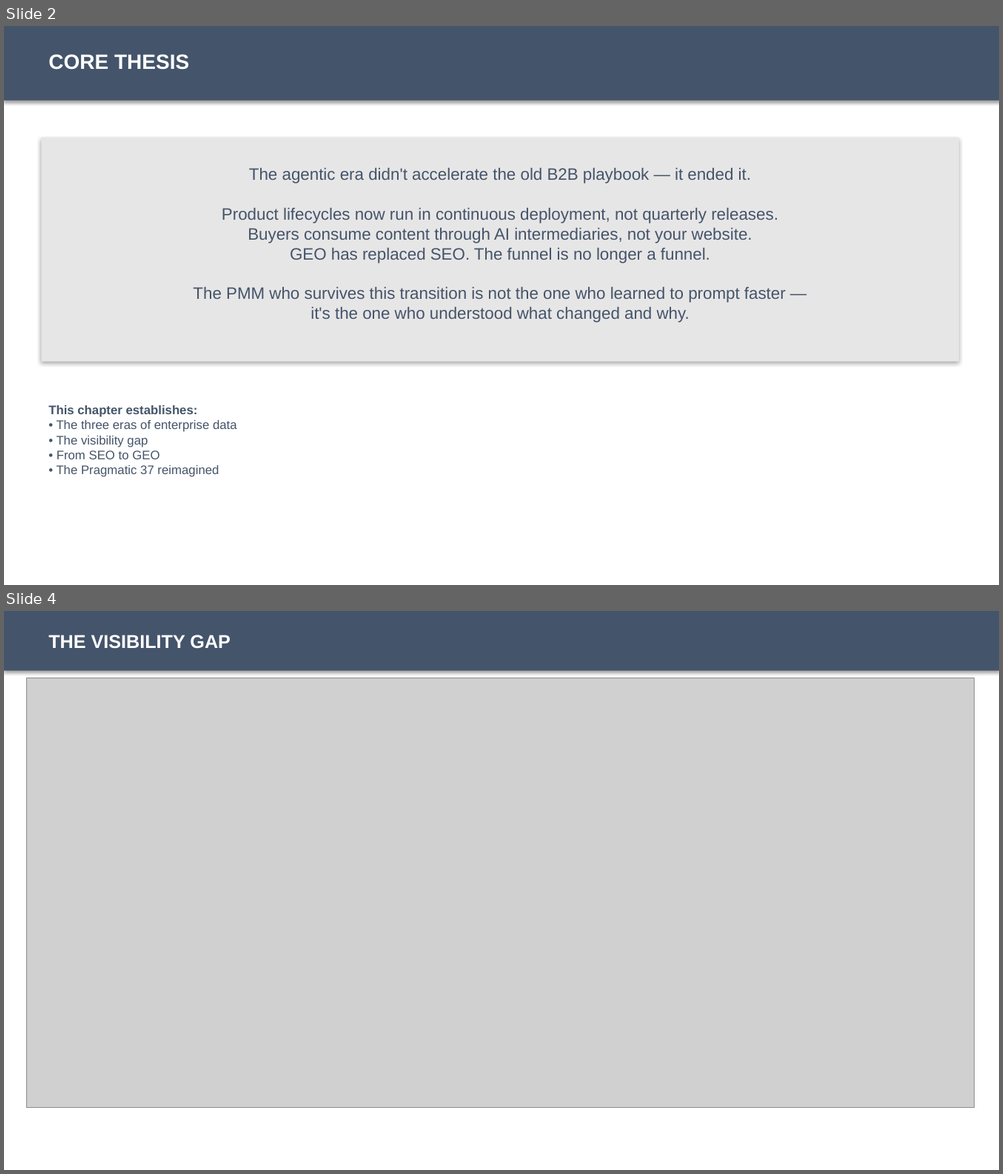
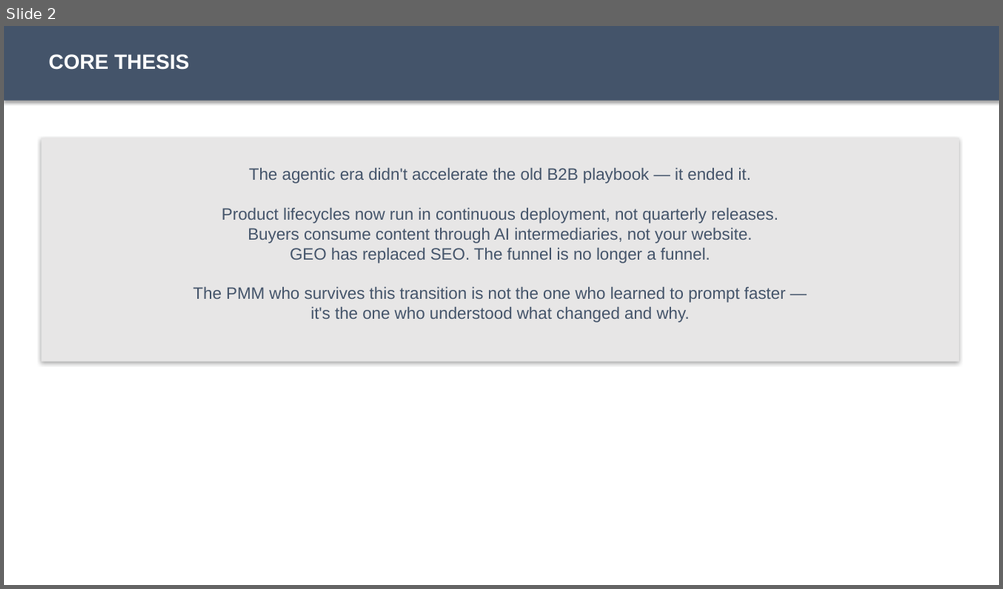
Before and after one commit to chrisohara99/futureofpmm, a slide deck: dist/curriculum/chapter-01/chapter-01-sap.pptx. Shown one above the other, each under a label of ours: slides 2 and 4 before the commit, slide 2 after it; the slides between them are not shown. The pictures are 1003x1174 and 1003x589 pixels, drawn with LibreOffice and Linux fonts; fonts in the diff are those of the drawing; grey boxes stand for pictures. Boxes give left, top, right and bottom in pixels: in the first picture for what was removed or moved away, otherwise in the second. Text is boxed around its words. In the diff, an @@ line names an element or a change of style, - is before the commit and + after.

Commit message:
Chapter 1: rebuild PPT with native graphics, fix leave-behind PDF margins

```diff
--- a/dist/curriculum/chapter-01/chapter-01-sap.pptx
+++ b/dist/curriculum/chapter-01/chapter-01-sap.pptx
@@ slide 4 removed at bbox=[4, 611, 999, 1170], background #FFFFFF @@
@@ rectangle removed at bbox=[4, 611, 999, 671] @@
@@ text removed at bbox=[48, 635, 230, 649] @@
-THE VISIBILITY GAP
@@ picture removed at bbox=[26, 678, 974, 1109] @@
@@ slide 2 changed as well @@
@@ text removed at bbox=[48, 406, 237, 477] @@
-This chapter establishes:
-• The three eras of enterprise data
-• The visibility gap
-• From SEO to GEO
-• The Pragmatic 37 reimagined
```
Also in this commit, not shown: 1 other slide changed, 4 slides added, 4 other slides removed, 3 other files.
